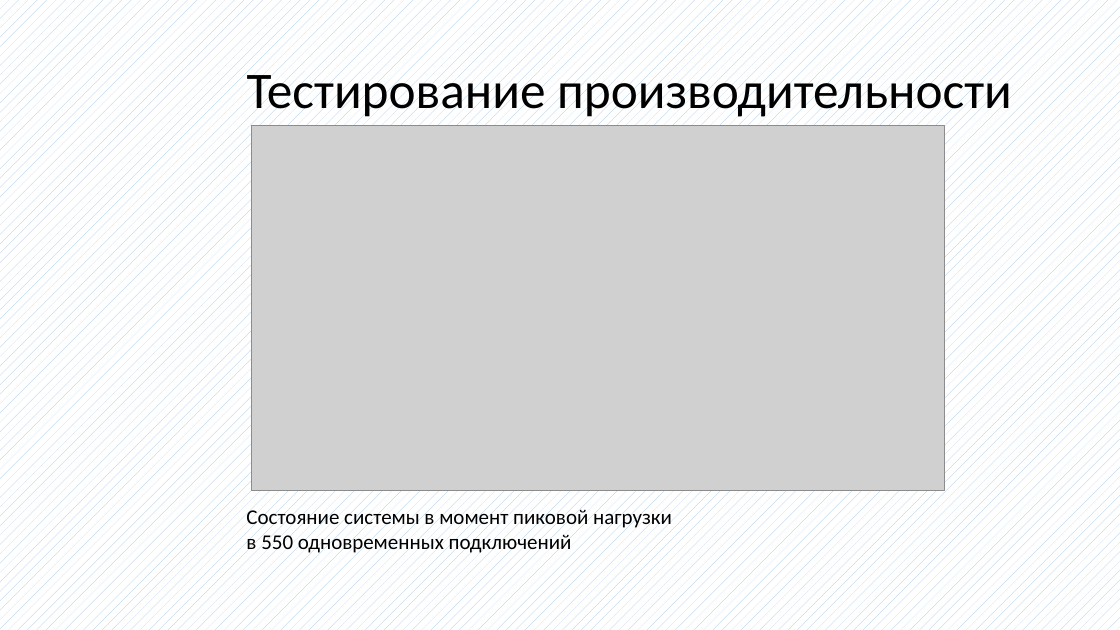
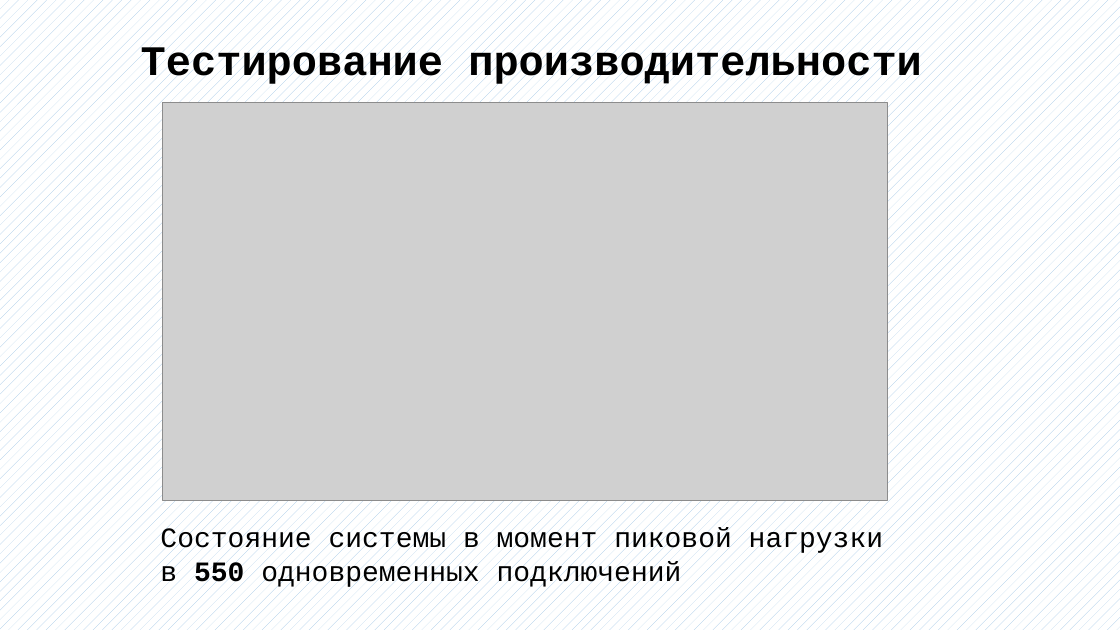
Before and after one commit to bobs4462/tachyon, a slide deck: slide 17 of docs/Презентация ВКР.pptx. Drawn at 1120x630 pixels with LibreOffice and Linux fonts; fonts in the diff are those of the drawing; grey boxes stand for pictures. Boxes give left, top, right and bottom in pixels: in the first picture for what was removed or moved away, otherwise in the second. Text is boxed around its words. In the diff, an @@ line names an element or a change of style, - is before the commit and + after.

```diff
--- a/docs/Презентация ВКР.pptx
+++ b/docs/Презентация ВКР.pptx
@@ text "Тестирование производительности" moved from (x1=247, y1=65, x2=1012, y2=120) to (x1=141, y1=45, x2=922, y2=88) @@
@@ text "Тестирование производительности" at (x1=141, y1=45, x2=922, y2=88): size 44 to 36 pt, font Calibri to Courier New, bold on; line spacing 0.9 to 1; vertical alignment middle to top @@
@@ picture resized from (x1=251, y1=125, x2=944, y2=490) to (x1=162, y1=103, x2=887, y2=500) @@
@@ text "Состояние системы в момент пиковой ..." moved from (x1=246, y1=506, x2=672, y2=556) to (x1=160, y1=527, x2=883, y2=589) @@
@@ text "Состояние системы в момент пиковой ..." at (x1=160, y1=527, x2=883, y2=589): size 18 to 24 pt, font Calibri to Courier New; bold on in "550" @@
```
Also in this commit, not shown: 8 other slides changed, 5 slides added, 3 slides removed, 2 other files.
